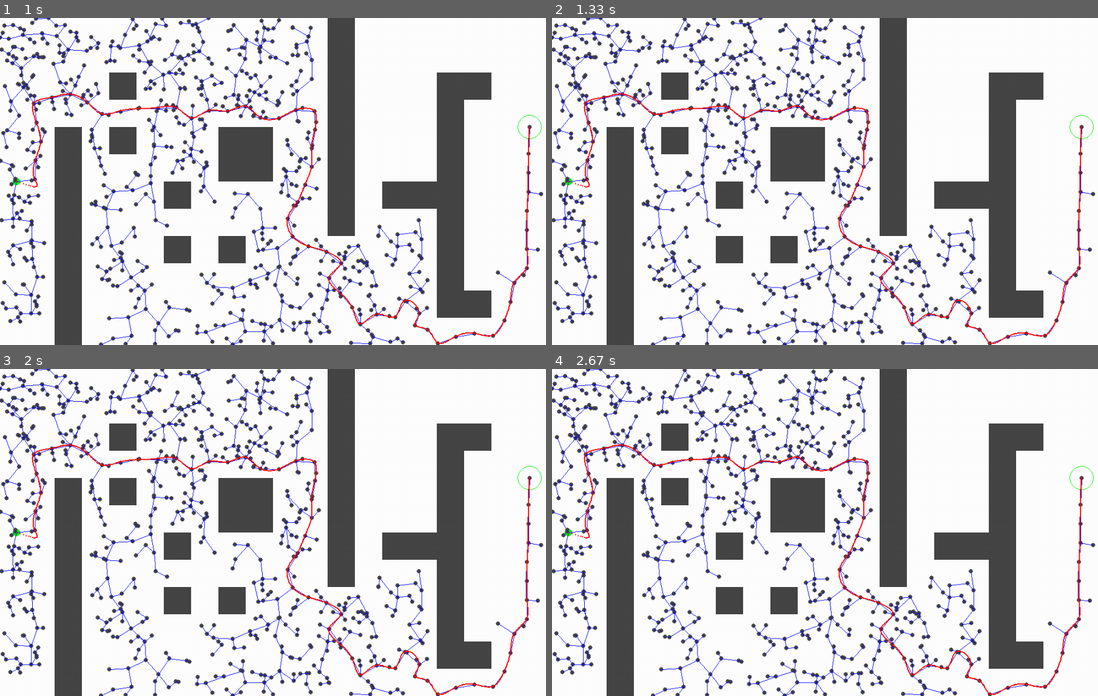
Above: before the commit, frames 1-4 (two rows, left to right).
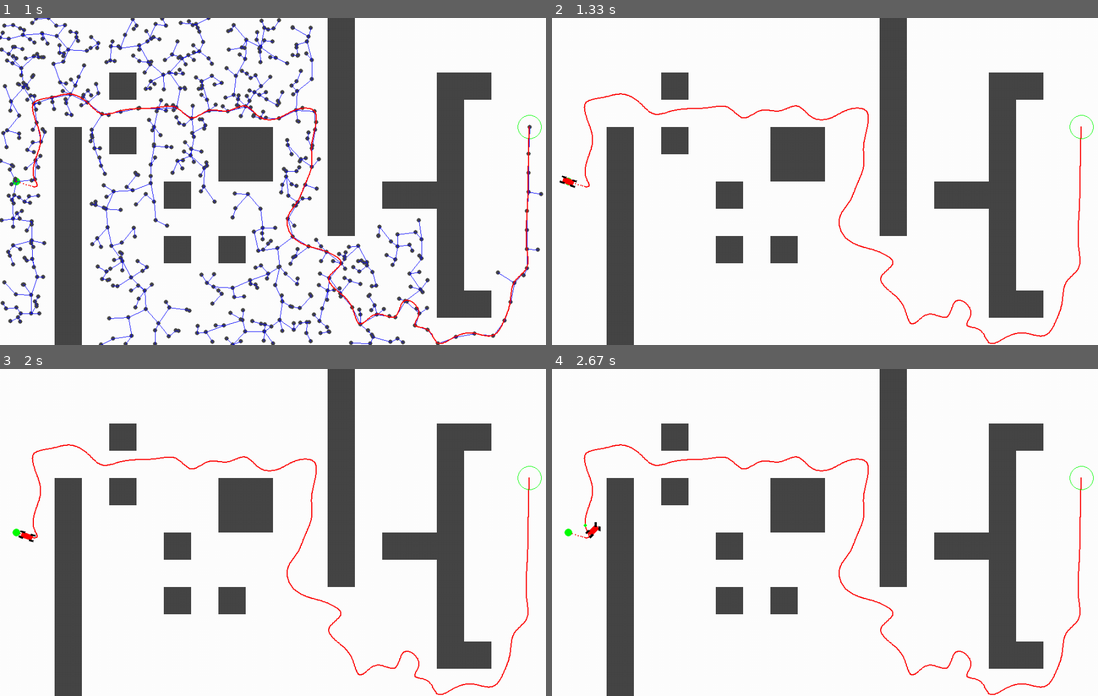
Above: after the commit, the same moments.

Repository: Alxkory/PMD_Project_group2
Game: pygame game, started from RRT_p_carsim.py
Two runs of this game, one before a commit and one after it. Both use one fixed random seed, a clock stepped at 60 frames per second and the inputs below.
Inputs:
- Up to frame 1 (1 s): no input
- Up to frame 2 (1.33 s): no input
- Up to frame 3 (2 s): no input
- Up to frame 4 (2.67 s): no input

Frame 1 is identical in both runs. In frame 2, 8.0% of the frame differs, in the area x 0-100%, y 0-100%; in frame 3, 8.0%; in frame 4, 8.0%.

Commit message:
- changed the sleep betw RRT and driving car simulation to 1s - exception handling teruggezet

Diff:
--- a/RRT_p_carsim.py
+++ b/RRT_p_carsim.py
@@ -56,7 +56,7 @@
     pygame.display.update()
     #pygame.event.clear()
     #pygame.event.wait(0)
-    tm.sleep(5)
+    tm.sleep(1)
     #pygame.display.quit()
     #pygame.quit()
     #exit()
@@ -149,12 +149,12 @@
 if __name__ == '__main__':
     # Sometimes the RRT algorithm raises an error.
     # This exception handling makes the algoritm try again (until the error doesn't uccur)
-    #result=False
-    #while not result:
-        #try:
+    result=False
+    while not result:
+        try:
             main()
             print("main finished")
             result=True
-        #except:
+        except:
             print('exeption occured')
             result=False
